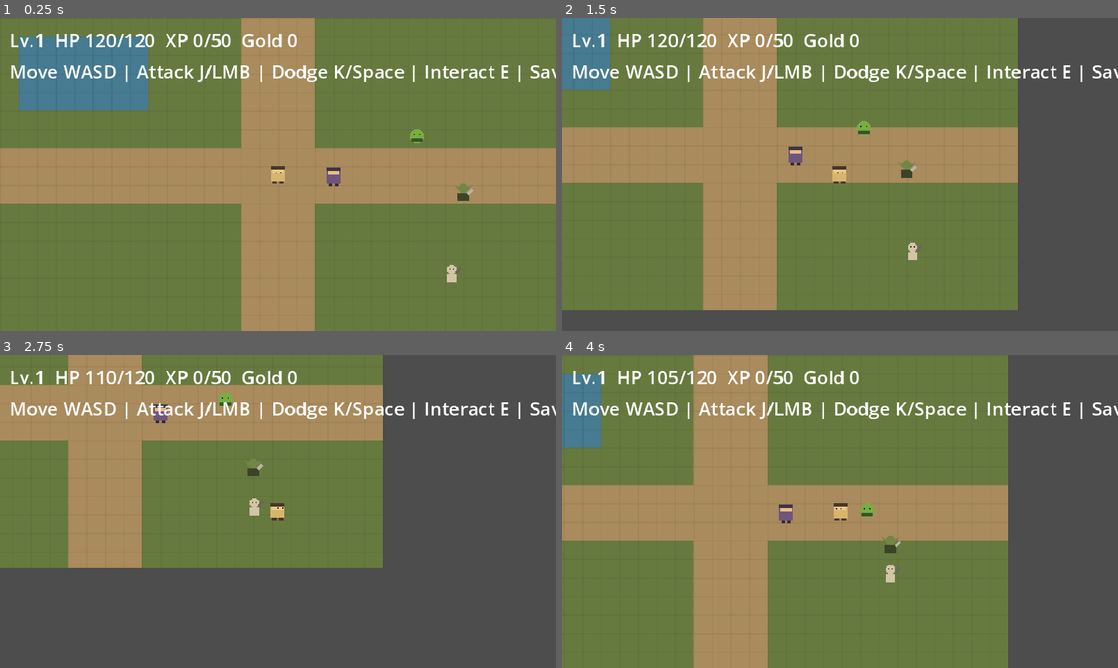
Above: before the commit, frames 1-4 (two rows, left to right).
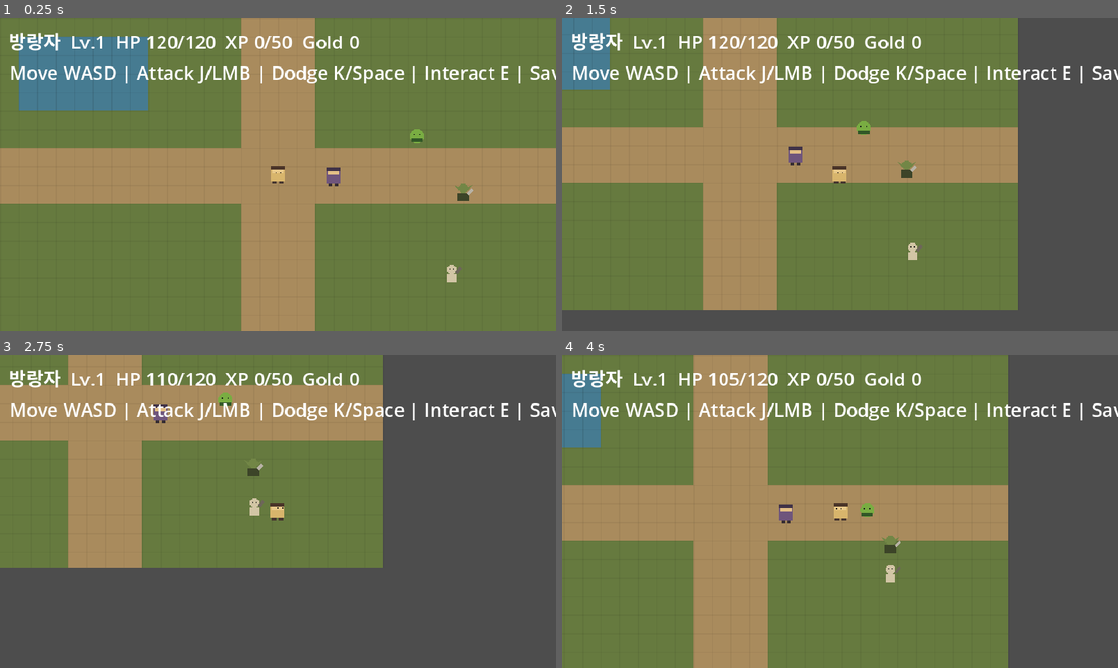
Above: after the commit, the same moments.

Repository: tjqmf14-source/rpg-game-v1
Game: Godot game, scene res://scenes/main.tscn
Two runs of this game, one before a commit and one after it. Both use one fixed random seed, a clock stepped at 60 frames per second and the inputs below.
Inputs (mouse positions are in pixels of both pictures, inside the frame that each line leads up to):
- Up to frame 1 (0.25 s): no input
- Up to frame 2 (1.5 s): tap Enter at 0.5 s; move the mouse to (962, 158) at 0.52 s; hold Right (ui_right) 0.53-1.28 s; tap E at 0.6 s; click (962, 158) at 0.67 s; tap Space at 0.77 s; move the mouse to (728, 190) at 1.27 s; hold Down (ui_down) from 1.28 s (still down); tap J at 1.35 s
- Up to frame 3 (2.75 s): tap Space at 1.52 s; move the mouse to (333, 442) at 2.02 s; release Down (ui_down) at 2.03 s; hold Right (ui_right) from 2.03 s (still down); tap K at 2.1 s
- Up to frame 4 (4 s): move the mouse to (812, 574) at 2.77 s; release Right (ui_right) at 2.78 s; hold Up (ui_up) 2.78-3.53 s; tap 1 at 2.85 s; click (812, 574) at 2.92 s; tap Space at 3.02, 3.77 s; move the mouse to (1006, 558) at 3.52 s; hold Left (ui_left) from 3.53 s (still down); tap 4 at 3.6 s

The runs differ from the first frame. In frame 1, 2.7% of the frame differs, in the area x 1-100%, y 4-21%; in frame 2, 2.7%; in frame 3, 2.7%; in frame 4, 2.7%.

Commit message:
feat: show active hero and collection hints

Diff:
--- a/scripts/main.gd
+++ b/scripts/main.gd
@@ -10,6 +10,7 @@
 func _ready() -> void:
 	queue_redraw()
 	GameState.player_leveled_up.connect(_on_player_leveled_up)
+	GameState.hero_unlocked.connect(_on_hero_unlocked)
 	_update_hud()
 
 
@@ -40,7 +41,6 @@
 
 func _draw() -> void:
 	draw_rect(Rect2(Vector2.ZERO, Vector2(VIEWPORT_SIZE)), Color("667a3f"))
-
 	draw_rect(Rect2(0, 112, 480, 48), Color("a98b5d"))
 	draw_rect(Rect2(208, 0, 64, 270), Color("a98b5d"))
 
@@ -59,7 +59,9 @@
 	if label == null:
 		return
 
-	label.text = "Lv.%d  HP %d/%d  XP %d/%d  Gold %d" % [
+	var hero := GameDatabase.get_hero(GameState.get_active_hero_id())
+	label.text = "%s  Lv.%d  HP %d/%d  XP %d/%d  Gold %d" % [
+		String(hero.get("name", "방랑자")),
 		GameState.player_level,
 		GameState.player_hp,
 		GameState.player_max_hp,
@@ -77,3 +79,8 @@
 
 func _on_player_leveled_up(new_level: int) -> void:
 	_show_toast("Level Up! Lv.%d" % new_level)
+
+
+func _on_hero_unlocked(hero_id: String) -> void:
+	var hero := GameDatabase.get_hero(hero_id)
+	_show_toast("%s joined!" % String(hero.get("name", hero_id)))
